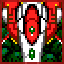
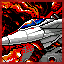
The second 64x64 image is a revision of the first. Changes to its layers:
hid "Layer 16", moved it into group "Bosses" over left=0, top=0, right=64, bottom=64
showed group "Difficulty" (40 layers) over left=5, top=5, right=59, bottom=55
added layer "Layer 67" above "Layer 36" over left=0, top=0, right=64, bottom=64
showed "Layer 2", opacity 35% → 65% over left=0, top=0, right=64, bottom=64
renamed "Layer 5" to "Area 1", hid it over left=0, top=0, right=64, bottom=64
added group "Generic" with 1 layers in group "Background" over left=0, top=0, right=64, bottom=64
moved "Layer 1" into group "Generic" over left=0, top=0, right=64, bottom=64
